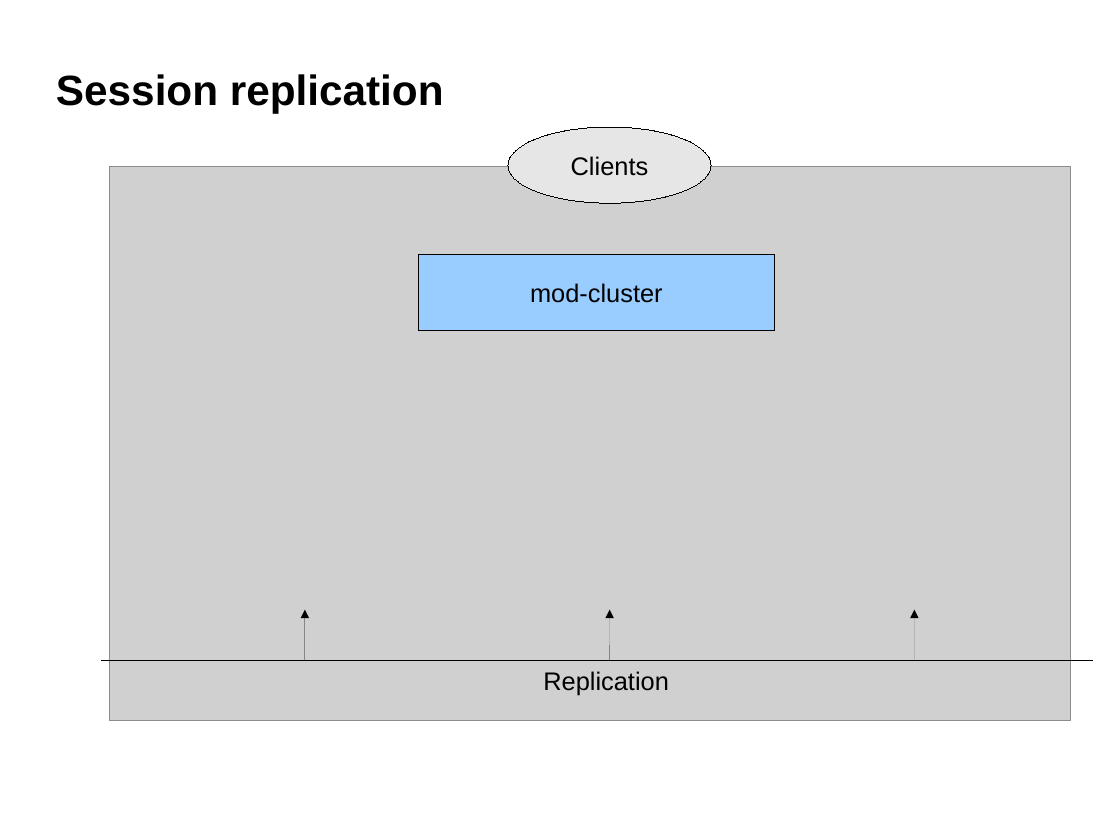
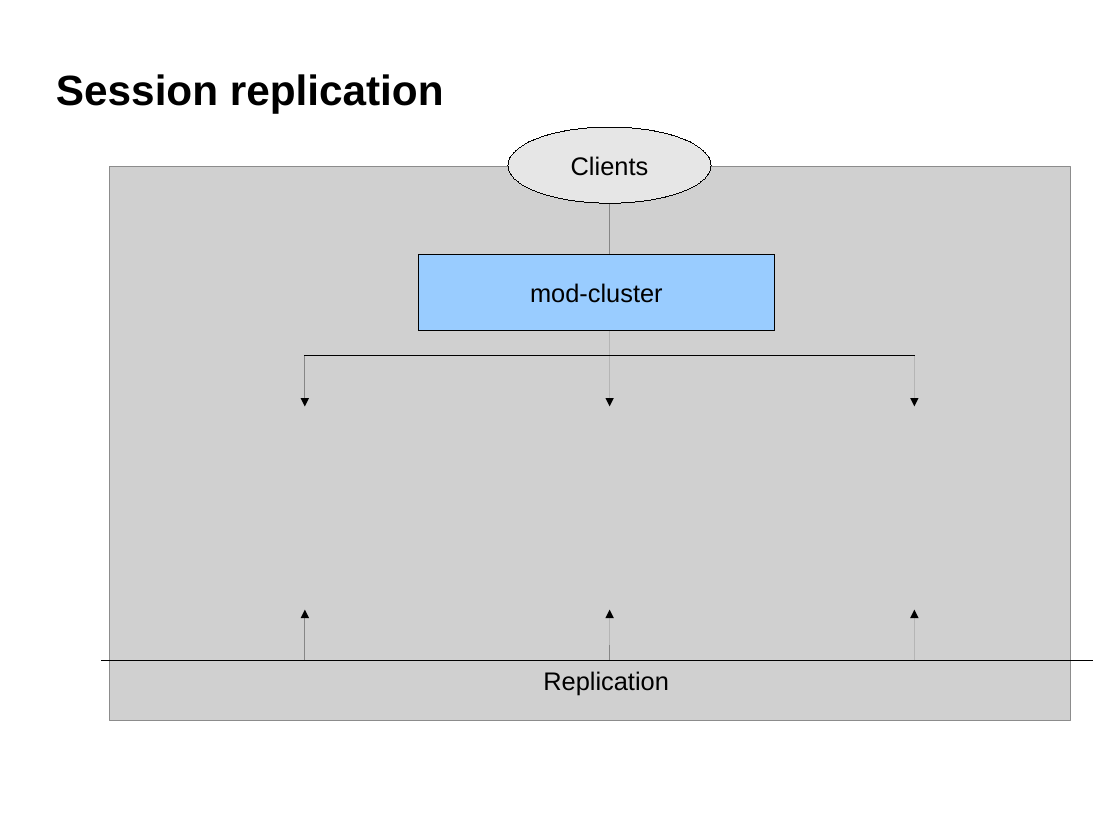
Before and after one commit to belaban/SessionPerf, a slide deck: slide 10 of docs/jbw2012.odp. Drawn at 1120x840 pixels with LibreOffice and Linux fonts; fonts in the diff are those of the drawing; grey boxes stand for pictures; background and template pictures are left out. Boxes give left, top, right and bottom in pixels: in the first picture for what was removed or moved away, otherwise in the second. Text is boxed around its words. In the diff, an @@ line names an element or a change of style, - is before the commit and + after.

Commit message:
ns

```diff
--- a/docs/jbw2012.odp
+++ b/docs/jbw2012.odp
@@ arrow added from (610, 203) to (610, 407), #000000 0 pt @@
@@ line added from (305, 356) to (915, 356), #000000 0 pt @@
@@ arrow added from (305, 356) to (305, 407), #000000 0 pt @@
@@ arrow added from (915, 356) to (915, 407), #000000 0 pt @@
```
Also in this commit, not shown: 1 other slide changed, 3 slides added.
